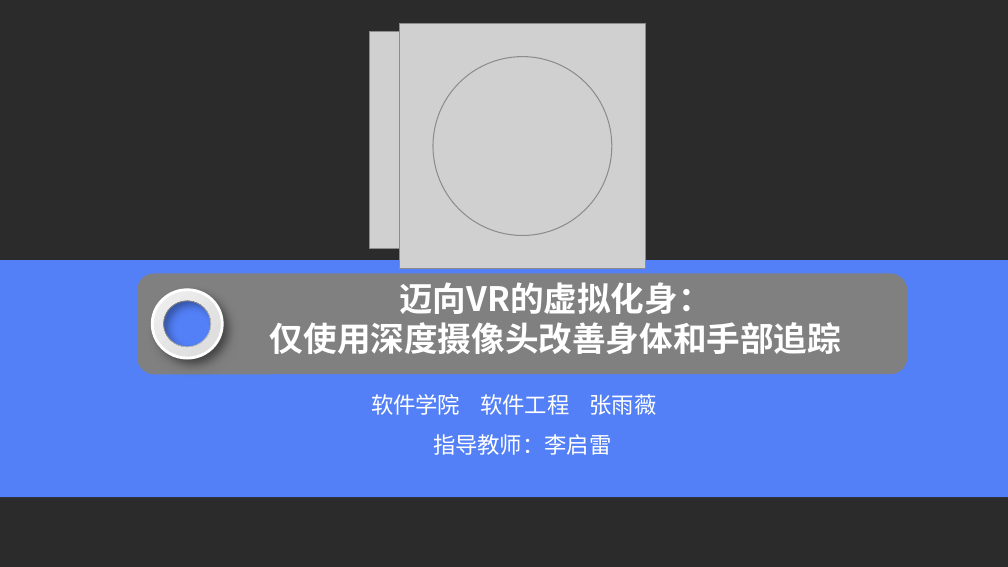
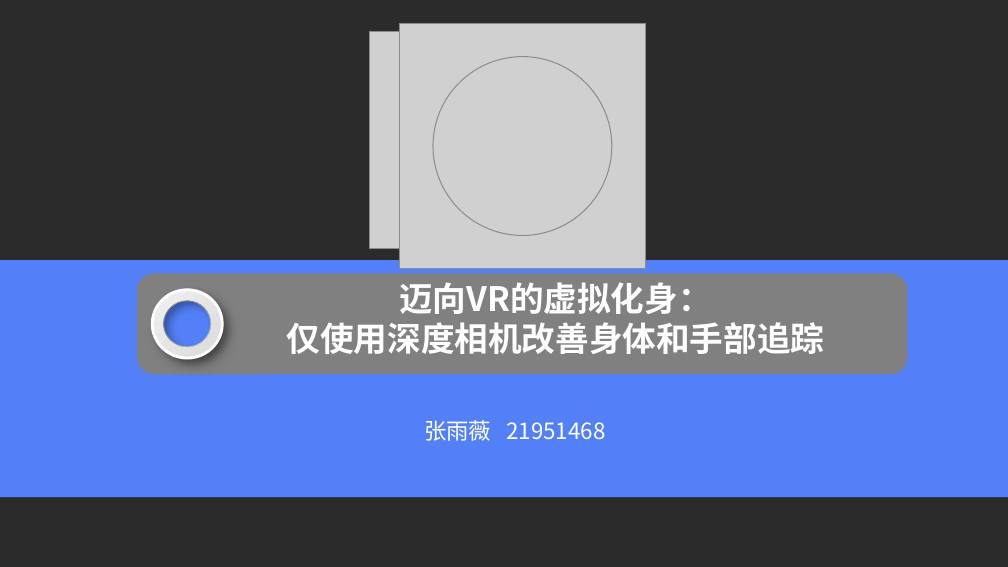
Before and after one commit to urnotmuqi/graphics2019, a slide deck: slide 1 of 21951468张雨薇/读书报告/仅用深度摄像头改善身体和手部追踪.pptx. Drawn at 1008x567 pixels with LibreOffice and Linux fonts; fonts in the diff are those of the drawing; grey boxes stand for pictures; background and template pictures are left out; a plain dark background stands for a picture behind light text. Boxes give left, top, right and bottom in pixels: in the first picture for what was removed or moved away, otherwise in the second. Text is boxed around its words. In the diff, an @@ line names an element or a change of style, - is before the commit and + after.

```diff
--- a/21951468张雨薇/读书报告/仅用深度摄像头改善身体和手部追踪.pptx
+++ b/21951468张雨薇/读书报告/仅用深度摄像头改善身体和手部追踪.pptx
@@ text at (x1=287, y1=322, x2=825, y2=354): text changed @@
-仅使用深度摄像头改善身体和手部追踪
+仅使用深度相机改善身体和手部追踪
@@ text at (x1=424, y1=420, x2=605, y2=441): text changed @@
-软件学院 软件工程 张雨薇
+张雨薇 21951468
@@ text removed at (x1=433, y1=434, x2=612, y2=455) @@
-指导教师：李启雷
```
Also in this commit, not shown: 9 other slides changed, 3 slides added, 1 slide removed.
